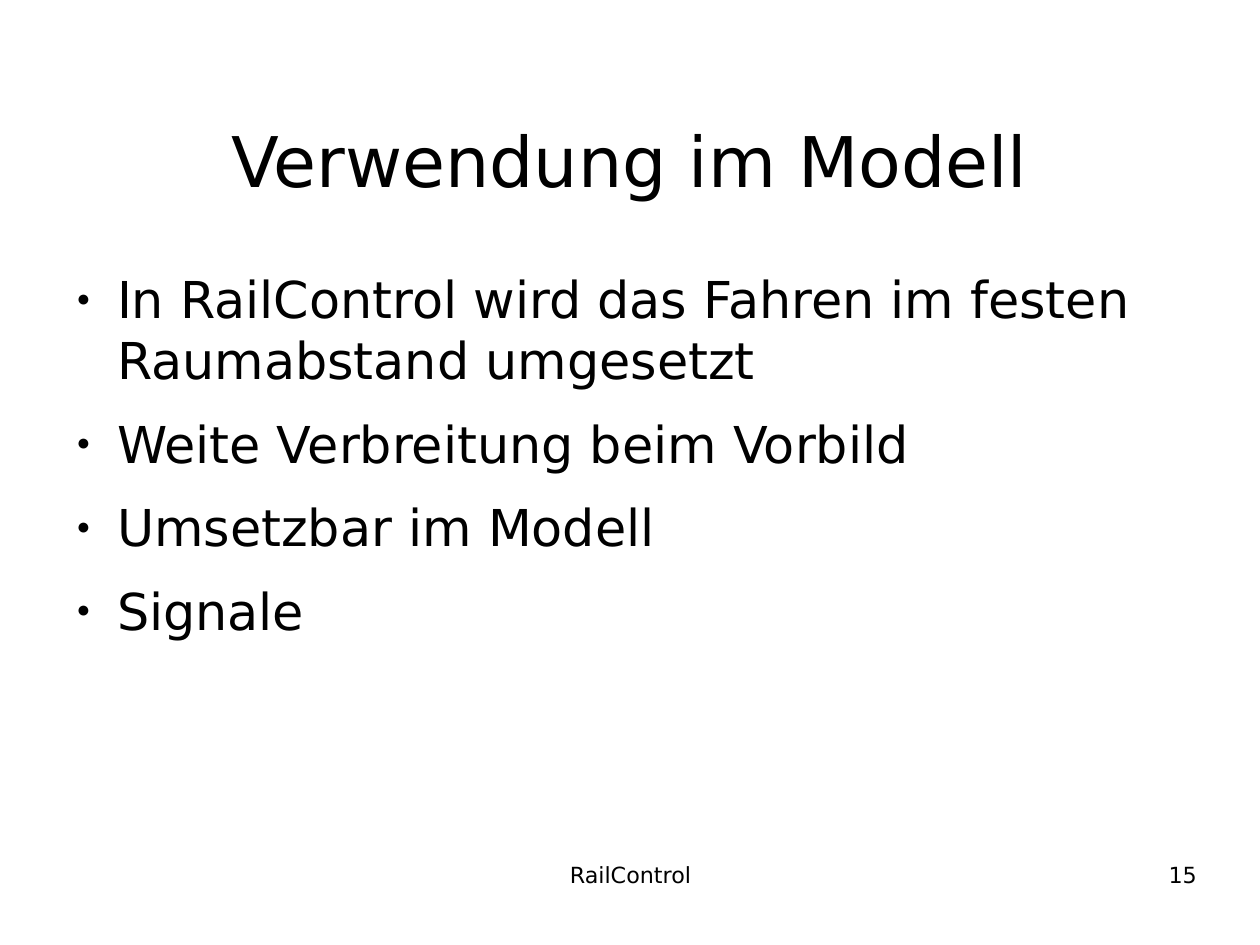
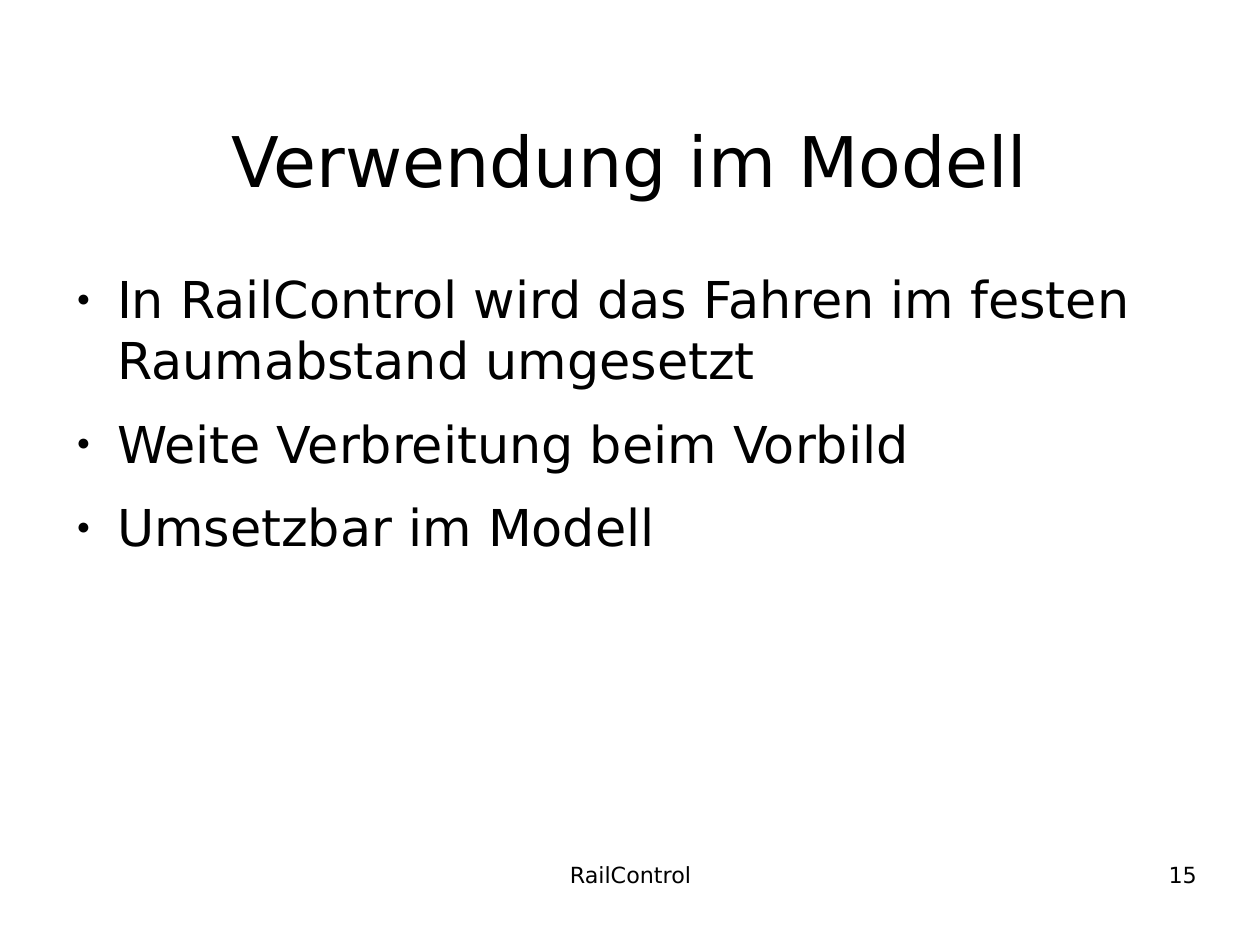
Before and after one commit to teddych/railcontrol, a slide deck: slide 15 of MAS/MAS_Thesis.odp. Drawn at 1260x945 pixels with LibreOffice and Linux fonts; fonts in the diff are those of the drawing; background and template pictures are left out. Boxes give left, top, right and bottom in pixels: in the first picture for what was removed or moved away, otherwise in the second. Text is boxed around its words. In the diff, an @@ line names an element or a change of style, - is before the commit and + after.

```diff
--- a/MAS/MAS_Thesis.odp
+++ b/MAS/MAS_Thesis.odp
@@ text at [117,591,304,641]: paragraph removed @@
-● Signale
```
Also in this commit, not shown: 17 slides added, 2 slides removed.
